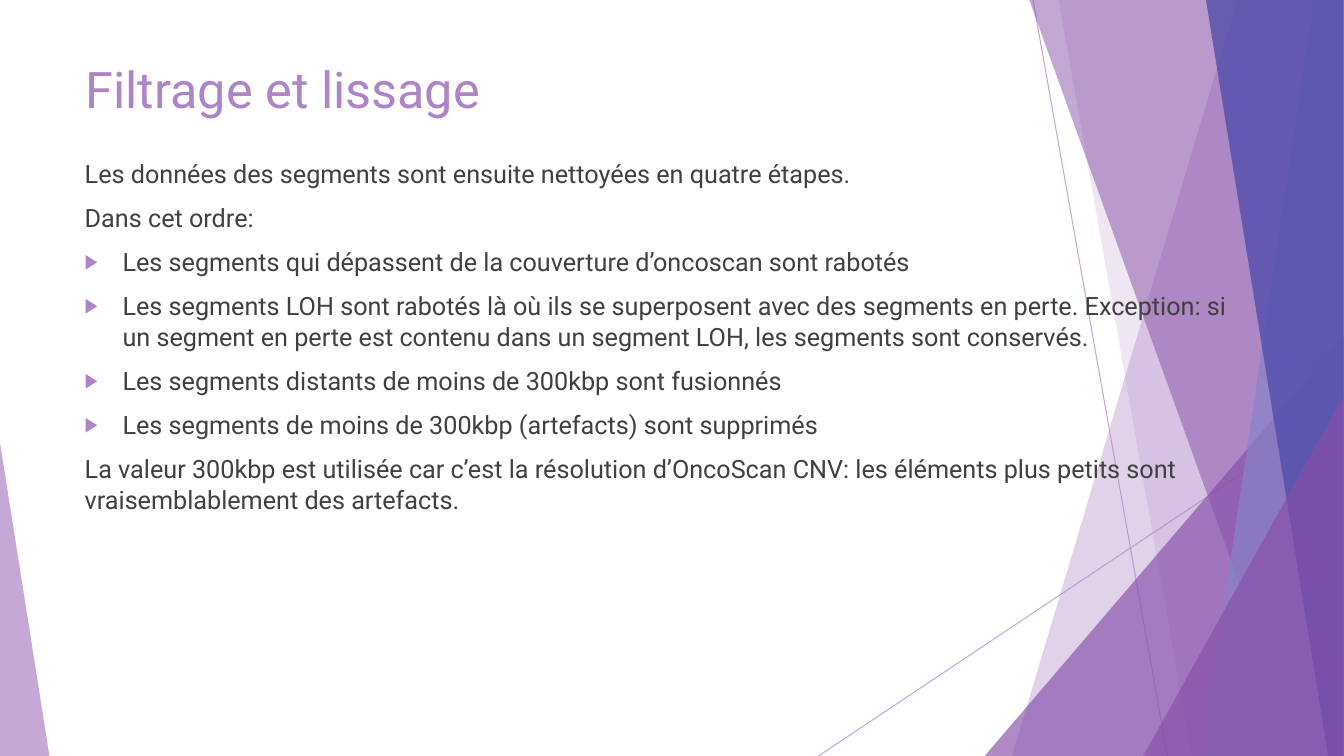
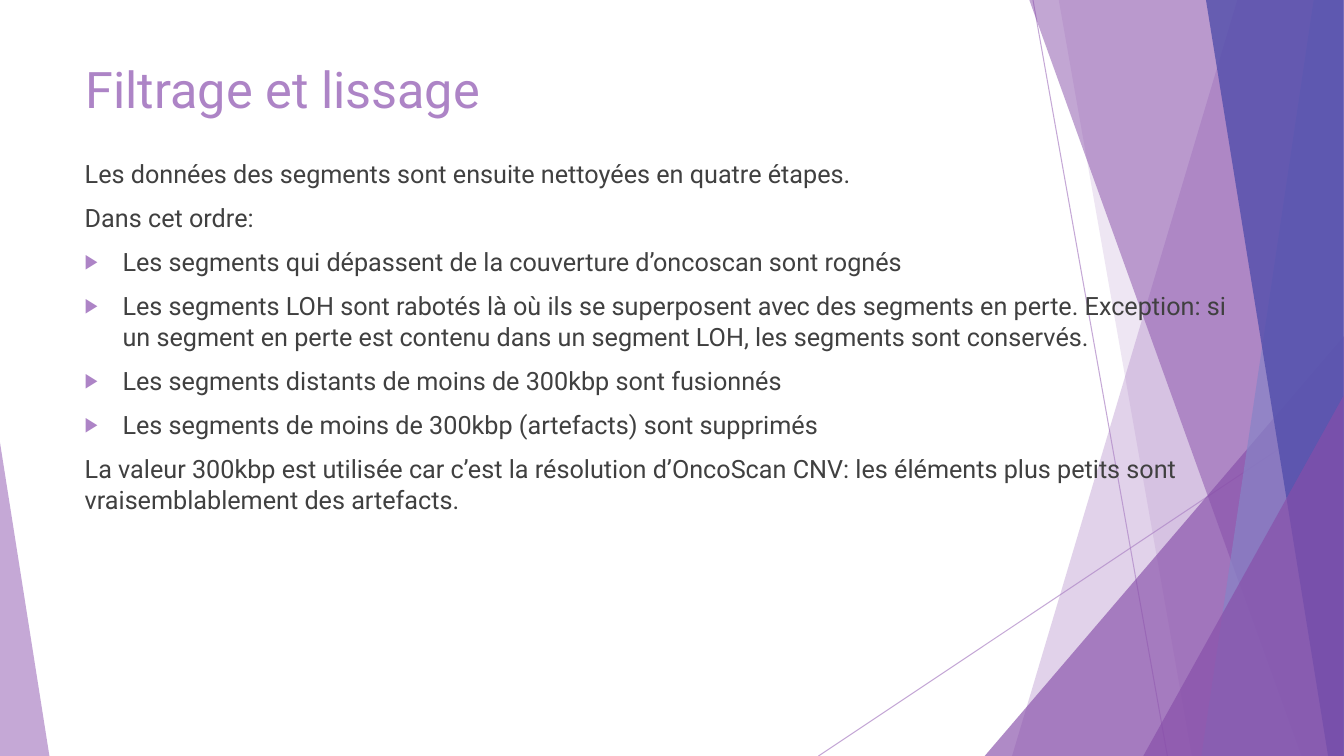
Before and after one commit to Elie-Bordron/DEA-dataviz, a slide deck: slide 7 of docs/docs_I_made/slides/OncoscanR.pptx. Drawn at 1344x756 pixels with LibreOffice and Linux fonts; fonts in the diff are those of the drawing. Boxes give left, top, right and bottom in pixels: in the first picture for what was removed or moved away, otherwise in the second. Text is boxed around its words. In the diff, an @@ line names an element or a change of style, - is before the commit and + after.

```diff
--- a/docs/docs_I_made/slides/OncoscanR.pptx
+++ b/docs/docs_I_made/slides/OncoscanR.pptx
@@ text at (x1=123, y1=252, x2=902, y2=277): text changed @@
-▶ Les segments qui dépassent de la couverture d’oncoscan sont rabotés
+▶ Les segments qui dépassent de la couverture d’oncoscan sont rognés
```
Also in this commit, not shown: 3 other slides changed, 15 other files.
